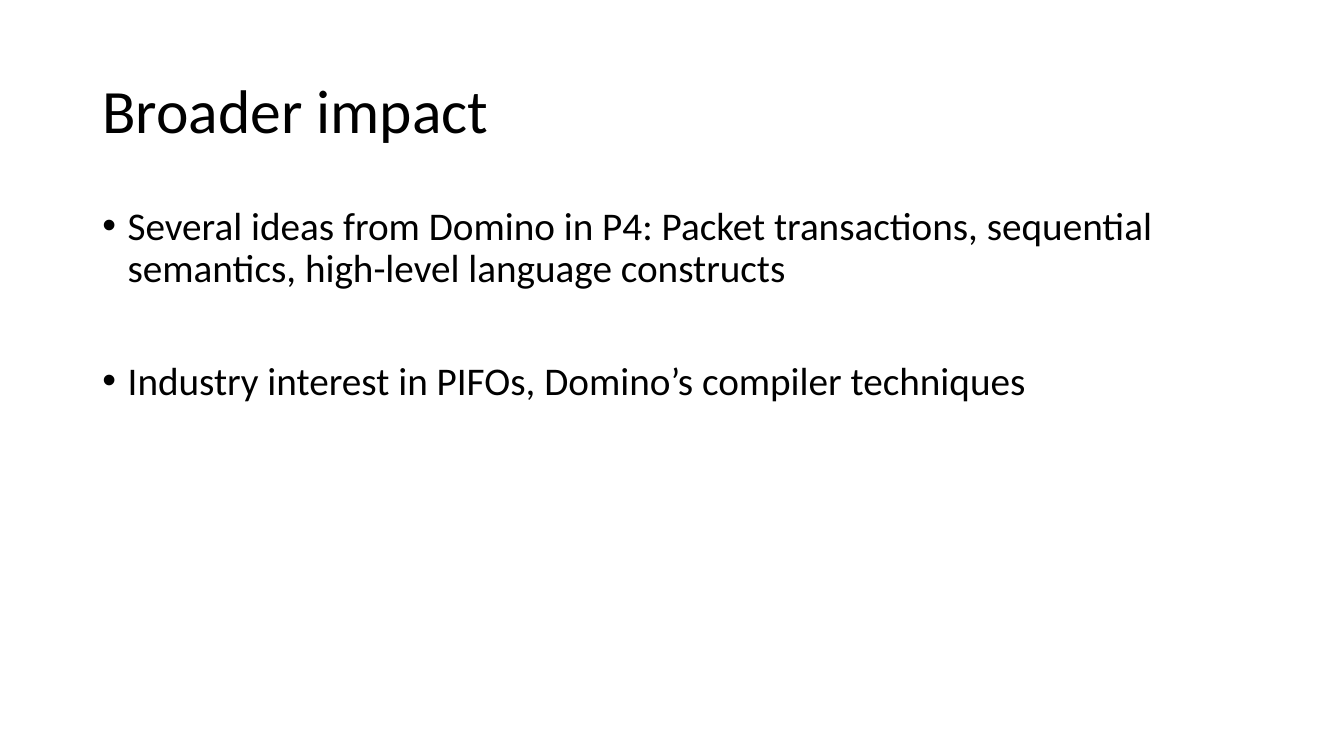
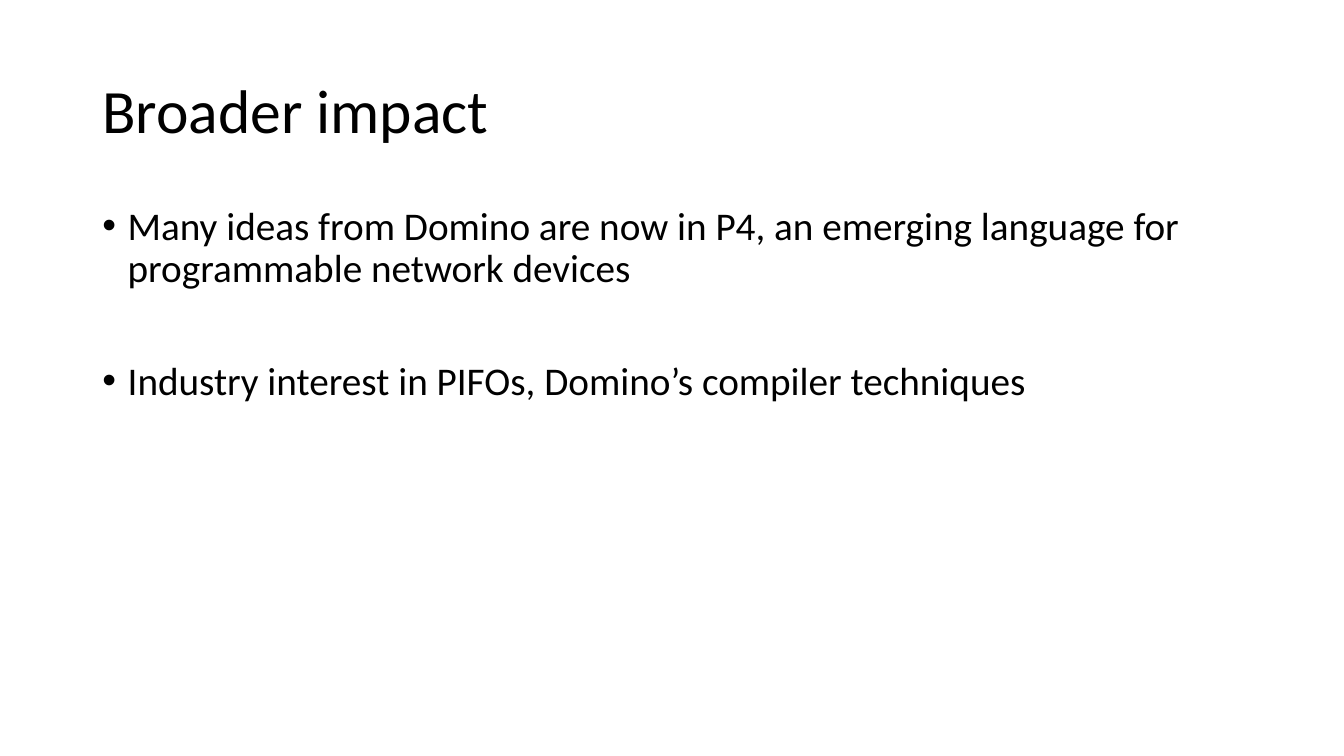
Before and after one commit to anirudhSK/pifo-domino-marple-ppts, a slide deck: slide 8 of nyu_wireless.pptx (slide 53 before the commit). Drawn at 1344x756 pixels with LibreOffice and Linux fonts; fonts in the diff are those of the drawing. Boxes give left, top, right and bottom in pixels: in the first picture for what was removed or moved away, otherwise in the second. Text is boxed around its words. In the diff, an @@ line names an element or a change of style, - is before the commit and + after.

```diff
--- a/nyu_wireless.pptx
+++ b/nyu_wireless.pptx
@@ text at <box>128,212,1179,289</box>: text changed @@
-• Several ideas from Domino in P4: Packet transactions, sequential semantics, high-level language constructs
+• Many ideas from Domino are now in P4, an emerging language for programmable network devices
```
Also in this commit, not shown: 2 other slides changed, 2 slides added, 111 slides removed.
